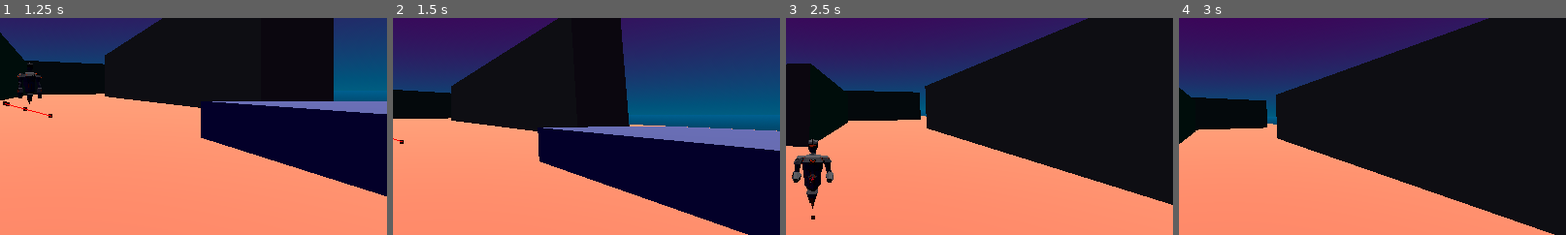
Above: before the commit, frames 1-4 (left to right).
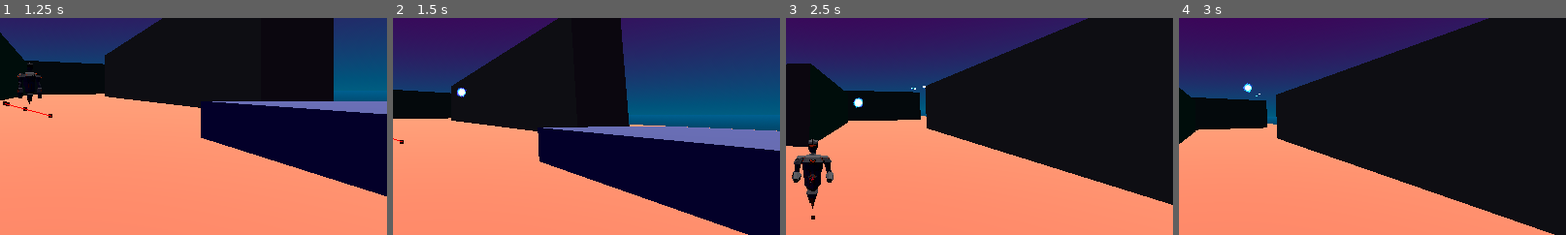
Above: after the commit, the same moments.

Repository: Sirrah025/big-mode-slick-game
Game: Godot game, scene res://Scenes/Menus/main_menu.tscn
The game is run twice, just before and just after one commit, with the same random seed, the same clock (stepped at 60 frames per second) and the same inputs.
Inputs (mouse positions are % of the whole screen's width and height, from its top left):
- Up to frame 1 (1.25 s): click "Start Game" at 0.5 s
- Up to frame 2 (1.5 s): move the mouse to (55, 50) at 1.27 s; press the mouse at (55, 50) at 1.28 s; hold W (Forward) from 1.28 s (still down)
- Up to frame 3 (2.5 s): keep holding W (Forward); tap Space (Jump) at 1.52, 2.27 s; move the mouse to (45, 50) at 2.02 s; release the mouse at (45, 50) at 2.03 s; right-click (45, 50) at 2.1 s; click (45, 50) at 2.3 s
- Up to frame 4 (3 s): keep holding W (Forward); move the mouse to (52, 48) at 2.77 s; press the mouse at (52, 48) at 2.78 s
The pictures show only the part of the screen within x 43-93%, y 33-83%; the shares and areas given below are measured in that part.

Frame 1 is identical in both runs. In frame 2, less than 0.1% of the frame differs, in the area x 16-20%, y 32-37%; in frame 3, 0.1%, in the area x 17-37%, y 31-42%; in frame 4, less than 0.1%.

Commit message:
Readded Shooting and slipping script
- Added back the stuff that was in the commit that wasn't merged with main

Diff:
--- /dev/null
+++ b/slick_game/Entities/Projectiles/player_projectile.tscn
@@ -0,0 +1,222 @@
+[gd_scene format=3 uid="uid://c0g3hm828nitu"]
+
+[ext_resource type="Script" uid="uid://crn354ijjwvhd" path="res://Scripts/Components/player_projectile.gd" id="1_ku0ug"]
+[ext_resource type="Material" uid="uid://c2ks8mvim3p84" path="res://Entities/Projectiles/projectile_material.tres" id="1_oqopr"]
+
+[sub_resource type="Gradient" id="Gradient_ku0ug"]
+colors = PackedColorArray(0, 0, 0, 1, 0, 0.543954, 0.932394, 1)
+
+[sub_resource type="GradientTexture1D" id="GradientTexture1D_xba3s"]
+gradient = SubResource("Gradient_ku0ug")
+
+[sub_resource type="Curve" id="Curve_5vh5g"]
+_data = [Vector2(0, 0.56044), 0.0, 0.0, 0, 0, Vector2(0.44056, 0.747253), 0.0, 0.0, 0, 0, Vector2(1, 0.351648), 0.0, 0.0, 0, 0]
+point_count = 3
+
+[sub_resource type="CurveTexture" id="CurveTexture_0ror8"]
+curve = SubResource("Curve_5vh5g")
+
+[sub_resource type="ParticleProcessMaterial" id="ParticleProcessMaterial_u6xhk"]
+angle_min = 1.07288e-05
+angle_max = 360.0
+direction = Vector3(0, 0, -1)
+spread = 0.0
+initial_velocity_min = 1.0
+initial_velocity_max = 4.0
+angular_velocity_min = -1.60933e-05
+angular_velocity_max = 40.0
+gravity = Vector3(0, 0, 0)
+linear_accel_min = -2.23517e-06
+linear_accel_max = 5.0
+scale_min = 0.1
+scale_max = 0.4
+scale_curve = SubResource("CurveTexture_0ror8")
+color_initial_ramp = SubResource("GradientTexture1D_xba3s")
+hue_variation_min = -0.1
+hue_variation_max = 0.15
+
+[sub_resource type="Shader" id="Shader_ku0ug"]
+code = "// NOTE: Shader automatically converted from Godot Engine 4.6.stable's StandardMaterial3D.
+// Retro pixel-snapping + nearest albedo filtering integrated.
+
+shader_type spatial;
+render_mode blend_add, depth_draw_opaque, cull_back, diffuse_burley, specular_schlick_ggx, unshaded;
+
+uniform vec4 albedo : source_color;
+uniform sampler2D texture_albedo : source_color, filter_nearest, repeat_enable;
+uniform ivec2 albedo_texture_size;
+uniform float point_size : hint_range(0.1, 128.0, 0.1);
+
+uniform float roughness : hint_range(0.0, 1.0);
+uniform sampler2D texture_metallic : hint_default_white, filter_linear_mipmap, repeat_enable;
+uniform vec4 metallic_texture_channel;
+uniform sampler2D texture_roughness : hint_roughness_r, filter_linear_mipmap, repeat_enable;
+
+uniform float specular : hint_range(0.0, 1.0, 0.01);
+uniform float metallic : hint_range(0.0, 1.0, 0.01);
+
+uniform int particles_anim_h_frames : hint_range(1, 128);
+uniform int particles_anim_v_frames : hint_range(1, 128);
+uniform bool particles_anim_loop;
+
+uniform vec3 uv1_scale;
+uniform vec3 uv1_offset;
+uniform vec3 uv2_scale;
+uniform vec3 uv2_offset;
+
+// --- Retro effect uniforms ---
+uniform bool affine_mapping = false;
+uniform float alpha_scissor : hint_range(0, 1) = 0.5;
+uniform float jitter: hint_range(0, 1) = 0.25;
+uniform ivec2 resolution = ivec2(320, 240);
+
+vec4 snap_to_position(vec4 base_position)
+{
+    vec4 snapped_position = base_position;
+    snapped_position.xyz = base_position.xyz / base_position.w;
+
+    vec2 snap_resulotion = floor(vec2(resolution) * (1.0 - jitter));
+    snapped_position.x = floor(snap_resulotion.x * snapped_position.x) / snap_resulotion.x;
+    snapped_position.y = floor(snap_resulotion.y * snapped_position.y) / snap_resulotion.y;
+
+    snapped_position.xyz *= base_position.w;
+    return snapped_position;
+}
+
+void vertex() {
+    UV = UV * uv1_scale.xy + uv1_offset.xy;
+
+    // Billboard Mode: Particles
+    mat4 mat_world = mat4(
+            normalize(INV_VIEW_MATRIX[0]),
+            normalize(INV_VIEW_MATRIX[1]),
+            normalize(INV_VIEW_MATRIX[2]),
+            MODEL_MATRIX[3]);
+    mat_world = mat_world * mat4(
+            vec4(cos(INSTANCE_CUSTOM.x), -sin(INSTANCE_CUSTOM.x), 0.0, 0.0),
+            vec4(sin(INSTANCE_CUSTOM.x), cos(INSTANCE_CUSTOM.x), 0.0, 0.0),
+            vec4(0.0, 0.0, 1.0, 0.0),
+            vec4(0.0, 0.0, 0.0, 1.0));
+    MODELVIEW_MATRIX = VIEW_MATRIX * mat_world;
+
+    // Billboard Keep Scale: Enabled
+    MODELVIEW_MATRIX = MODELVIEW_MATRIX * mat4(
+            vec4(length(MODEL_MATRIX[0].xyz), 0.0, 0.0, 0.0),
+            vec4(0.0, length(MODEL_MATRIX[1].xyz), 0.0, 0.0),
+            vec4(0.0, 0.0, length(MODEL_MATRIX[2].xyz), 0.0),
+            vec4(0.0, 0.0, 0.0, 1.0));
+
+    MODELVIEW_NORMAL_MATRIX = mat3(MODELVIEW_MATRIX);
+
+    // --- Retro pixel-snapping of clip-space position ---
+    vec4 projected = PROJECTION_MATRIX * MODELVIEW_MATRIX * vec4(VERTEX, 1.0);
+    vec4 snapped_position = snap_to_position(projected);
+    if (affine_mapping) {
+        POSITION = snapped_position;
+        POSITION /= abs(POSITION.w);
+    } else {
+        POSITION = snapped_position;
+    }
+
+    float h_frames = float(particles_anim_h_frames);
+    float v_frames = float(particles_anim_v_frames);
+    float particle_total_frames = float(particles_anim_h_frames * particles_anim_v_frames);
+    float particle_frame = floor(INSTANCE_CUSTOM.z * float(particle_total_frames));
+    if (!particles_anim_loop) {
+        particle_frame = clamp(particle_frame, 0.0, particle_total_frames - 1.0);
+    } else {
+        particle_frame = mod(particle_frame, particle_total_frames);
+    }
+    UV /= vec2(h_frames, v_frames);
+    UV += vec2(mod(particle_frame, h_frames) / h_frames, floor((particle_frame + 0.5) / h_frames) / v_frames);
+}
+
+void fragment() {
+    vec2 base_uv = UV;
+
+    vec4 albedo_tex = texture(texture_albedo, base_uv);
+
+    // Vertex Color Use as Albedo: Enabled
+    albedo_tex *= COLOR;
+
+    ALBEDO = albedo.rgb * albedo_tex.rgb;
+
+    float metallic_tex = dot(texture(texture_metallic, base_uv), metallic_texture_channel);
+    METALLIC = metallic_tex * metallic;
+    SPECULAR = specular;
+
+    vec4 roughness_texture_channel = vec4(1.0, 0.0, 0.0, 0.0);
+    float roughness_tex = dot(texture(texture_roughness, base_uv), roughness_texture_channel);
+    ROUGHNESS = roughness_tex * roughness;
+    ALPHA *= albedo.a * albedo_tex.a;
+
+    ALPHA_SCISSOR_THRESHOLD = alpha_scissor;
+}"
+
+[sub_resource type="ShaderMaterial" id="ShaderMaterial_5vh5g"]
+render_priority = 0
+shader = SubResource("Shader_ku0ug")
+shader_parameter/albedo = Color(0.262274, 0.484728, 0.984179, 1)
+shader_parameter/albedo_texture_size = Vector2i(0, 0)
+shader_parameter/point_size = 1.0
+shader_parameter/roughness = 1.0
+shader_parameter/metallic_texture_channel = Vector4(1, 0, 0, 0)
+shader_parameter/specular = 0.5
+shader_parameter/metallic = 0.0
+shader_parameter/particles_anim_h_frames = 1
+shader_parameter/particles_anim_v_frames = 1
+shader_parameter/particles_anim_loop = false
+shader_parameter/uv1_scale = Vector3(1, 1, 1)
+shader_parameter/uv1_offset = Vector3(0, 0, 0)
+shader_parameter/uv2_scale = Vector3(1, 1, 1)
+shader_parameter/uv2_offset = Vector3(0, 0, 0)
+shader_parameter/affine_mapping = false
+shader_parameter/alpha_scissor = 0.5
+shader_parameter/jitter = 0.25
+shader_parameter/resolution = Vector2i(320, 240)
+
+[sub_resource type="QuadMesh" id="QuadMesh_ammkk"]
+material = SubResource("ShaderMaterial_5vh5g")
+size = Vector2(3.5, 3)
+
+[sub_resource type="SphereMesh" id="SphereMesh_ku0ug"]
+material = ExtResource("1_oqopr")
+radius = 0.1
+height = 0.2
+
+[sub_resource type="SphereShape3D" id="SphereShape3D_oqopr"]
+margin = 0.02
+radius = 0.1
+
+[node name="PlayerProjectile" type="Node3D" unique_id=1857513781]
+script = ExtResource("1_ku0ug")
+
+[node name="Particle" type="GPUParticles3D" parent="." unique_id=350761247]
+transform = Transform3D(0.5, 0, 0, 0, 0.5, 0, 0, 0, 0.5, 0, 0, 0)
+amount = 250
+lifetime = 0.3
+randomness = 1.0
+local_coords = true
+draw_order = 3
+process_material = SubResource("ParticleProcessMaterial_u6xhk")
+draw_pass_1 = SubResource("QuadMesh_ammkk")
+
+[node name="MeshInstance3D" type="MeshInstance3D" parent="." unique_id=1722931153]
+visible = false
+mesh = SubResource("SphereMesh_ku0ug")
+
+[node name="Hitbox" type="Area3D" parent="." unique_id=803733082]
+collision_layer = 4
+collision_mask = 18
+
+[node name="CollisionShape3D" type="CollisionShape3D" parent="Hitbox" unique_id=915615605]
+shape = SubResource("SphereShape3D_oqopr")
+
+[node name="Despawn" type="Timer" parent="." unique_id=937617836]
+wait_time = 5.0
+one_shot = true
+autostart = true
+
+[connection signal="body_entered" from="Hitbox" to="." method="_on_hitbox_body_entered"]
+[connection signal="body_entered" from="Hitbox" to="Hitbox" method="_on_body_entered"]
+[connection signal="timeout" from="Despawn" to="." method="_on_despawn_timeout"]
--- a/slick_game/Scenes/player.tscn
+++ b/slick_game/Scenes/player.tscn
@@ -20,11 +20,10 @@
 [sub_resource type="CapsuleShape3D" id="CapsuleShape3D_vgqql"]
 
 [node name="Player" type="CharacterBody3D" unique_id=99981486 groups=["Player"]]
-collision_mask = 2
+collision_mask = 58
 script = ExtResource("1_vgqql")
 
 [node name="Mesh" type="MeshInstance3D" parent="." unique_id=667297727]
-visible = false
 mesh = SubResource("CapsuleMesh_f60y1")
 
 [node name="NormalHitBox" type="CollisionShape3D" parent="." unique_id=1644640873]
@@ -83,6 +82,9 @@
 
 [node name="WallJumpPushDuration" type="Timer" parent="." unique_id=1703677272]
 
+[node name="ProjectileCooldown" type="Timer" parent="." unique_id=1304084785]
+one_shot = true
+
 [node name="SpeedTest" type="Label" parent="." unique_id=404264627]
 offset_right = 40.0
 offset_bottom = 23.0
@@ -98,3 +100,4 @@
 [connection signal="timeout" from="DashDurationTimer" to="." method="_on_dash_duration_timer_timeout"]
 [connection signal="timeout" from="SlidingBoostCooldown" to="." method="_on_sliding_boost_cooldown_timeout"]
 [connection signal="timeout" from="WallJumpPushDuration" to="." method="_on_wall_jump_push_duration_timeout"]
+[connection signal="timeout" from="ProjectileCooldown" to="." method="_on_projectile_cooldown_timeout"]
--- /dev/null
+++ b/slick_game/Scripts/Components/player_projectile.gd
@@ -0,0 +1,15 @@
+extends Node3D
+
+var speed = 90.0
+var damage = 30.0
+
+func _physics_process(delta):
+	global_position += -transform.basis.z * speed * delta
+
+func _on_despawn_timeout() -> void:
+	queue_free()
+
+func _on_hitbox_body_entered(body: Node3D) -> void:
+	queue_free()
+	if body.is_in_group("Enemy"):
+		body.change_health(-damage)
--- a/slick_game/Scripts/Player/player_momentum.gd
+++ b/slick_game/Scripts/Player/player_momentum.gd
@@ -17,9 +17,19 @@
 
 const MOUSE_SENSITIVITY: float = 0.0015
 
+# --- Shooting ---
+@onready var player_projectile_scene: PackedScene = preload("res://Entities/Projectiles/player_projectile.tscn")
+@onready var projectile_cooldown_timer: Timer = $ProjectileCooldown
+@export var projectile_x_offset: float = 1.2
+@export var projectile_y_offset: float = -0.2
+@export var projectile_z_offset: float = 0.5
+
+var projectile_cooldown = 0.3
+var can_shoot: bool = true
+
 # --- Slipping ---
 @export var slip_force_multiplier: float = 11.6
-@export var slip_friction_multiplier: float = 0
+@export var slip_friction_multiplier: float = 0.0
 @export var slip_steer_multiplier: float = 0.15
 @export var is_slipping: bool = false
 
@@ -118,6 +128,7 @@
 	normal_hitbox.disabled = false
 	crouch_hitbox.disabled = true
 	can_slide_boost = true
+	projectile_cooldown_timer.wait_time = projectile_cooldown
 	wall_jump_duration_node.wait_time = wall_jump_duration_time
 	dash_duration_node.wait_time = dash_duration_time
 	dash_cooldown_node.wait_time = dash_cooldown_time
@@ -130,6 +141,7 @@
 
 func _physics_process(delta: float) -> void:
 	_apply_gravity(delta)
+	_handle_shooting()
 	_handle_slide_input()
 	_handle_jump()
 	_update_momentum(delta)
@@ -289,7 +301,7 @@
 
 
 # --- Apply momentum to velocity ---
-func _apply_velocity(delta) -> void:
+func _apply_velocity(delta: float) -> void:
 	var final_velocity = momentum
 
 	if is_wall_jumping:
@@ -489,6 +501,25 @@
 			else:
 				_enter_crouch()
 
+# --- Shooting ---
+func _handle_shooting():
+	if Input.is_action_pressed("Shooting") and can_shoot:
+		var projectile = player_projectile_scene.instantiate()
+		get_tree().current_scene.add_child(projectile)
+
+		var cam_transform = camera.global_transform
+
+		var spawn_position = cam_transform.origin
+		spawn_position += cam_transform.basis.x * projectile_x_offset
+		spawn_position += cam_transform.basis.y * projectile_y_offset
+		spawn_position += cam_transform.basis.z * projectile_z_offset
+
+		projectile.global_transform.origin = spawn_position
+		projectile.global_transform.basis = cam_transform.basis
+
+		projectile_cooldown_timer.start()
+		can_shoot = false
+
 # --- Handle Sliding States ---
 func _enter_slide() -> void:
 	if is_sliding:
@@ -559,3 +590,6 @@
 
 func _on_wall_jump_push_duration_timeout() -> void:
 	is_wall_jumping = false
+
+func _on_projectile_cooldown_timeout() -> void:
+	can_shoot = true
--- /dev/null
+++ b/slick_game/Scripts/Properties/slipping_property.gd
@@ -0,0 +1,11 @@
+extends Node
+
+
+# Called when the node enters the scene tree for the first time.
+func _ready() -> void:
+	pass # Replace with function body.
+
+
+# Called every frame. 'delta' is the elapsed time since the previous frame.
+func _process(delta: float) -> void:
+	pass
--- a/slick_game/project.godot
+++ b/slick_game/project.godot
@@ -30,6 +30,7 @@
 
 window/size/viewport_width=1920
 window/size/viewport_height=1080
+window/size/mode=3
 
 [file_customization]
 
@@ -108,6 +109,7 @@
 3d_physics/layer_3="Player Attack"
 3d_physics/layer_4="Enemy Attack"
 3d_physics/layer_5="Enemy Hitbox"
+3d_physics/layer_6="Slipping"
 
 [physics]
 
Not shown: 1 places in slick_game/Entities/Projectiles/projectile.tscn that only renumber resources
Not shown, added: slick_game/Scripts/Components/player_projectile.gd.uid
Not shown, added: slick_game/Scripts/Properties/slipping_property.gd.uid
